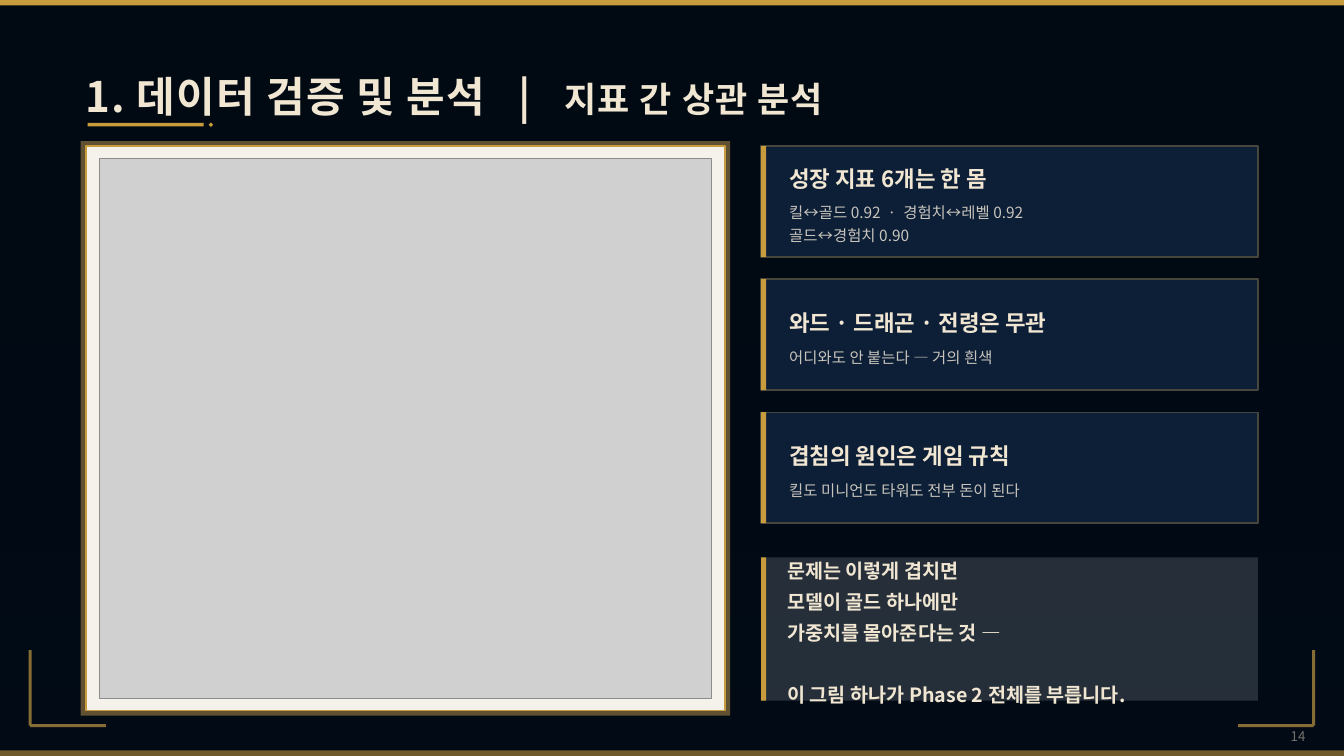
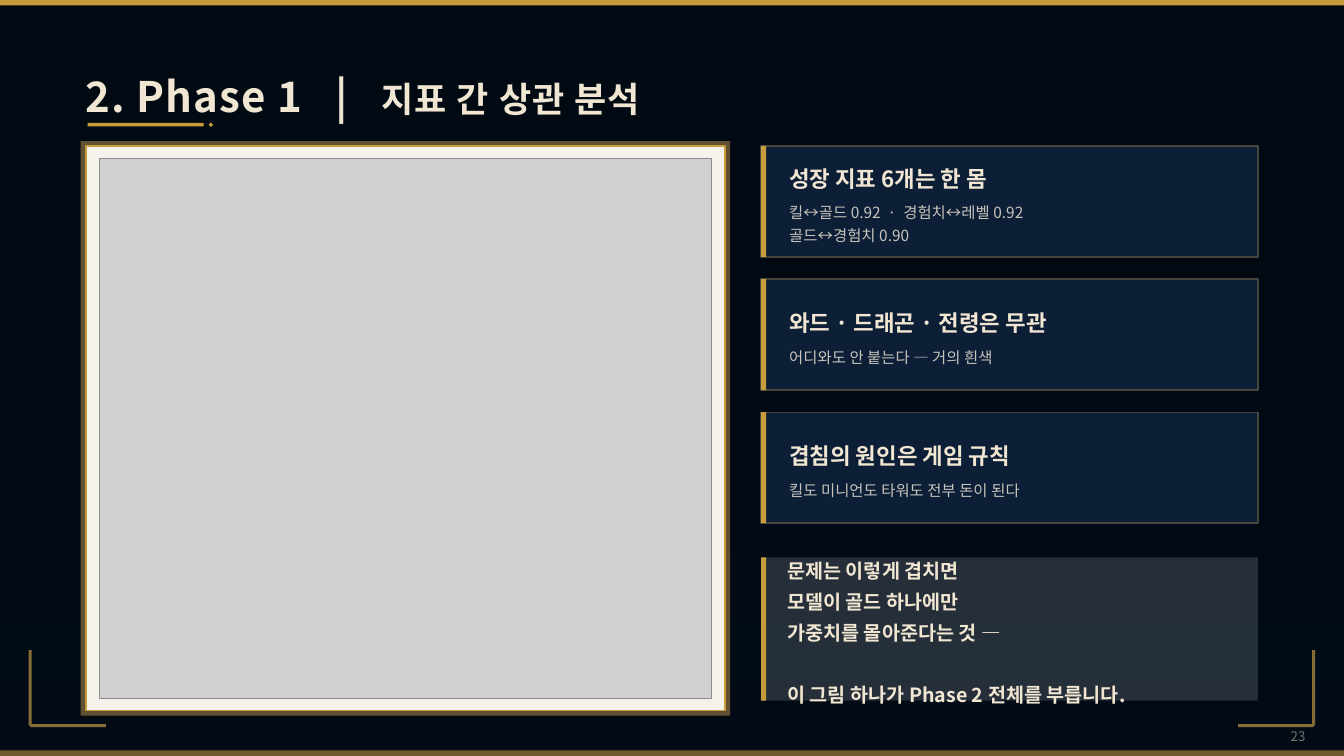
Before and after one commit to wpalswpa/project2608, a slide deck: slide 23 of 4조(십분컷)_미니2프로젝트_LoL 인게임 시점별 경기 데이터 기반 승패 예측 및 핵심 승리요인 분석_발표자료.pptx (slide 14 before the commit). Drawn at 1344x756 pixels with LibreOffice and Linux fonts; fonts in the diff are those of the drawing; grey boxes stand for pictures; background and template pictures are left out; a plain dark background stands for a picture behind light text. Boxes give left, top, right and bottom in pixels: in the first picture for what was removed or moved away, otherwise in the second. Text is boxed around its words. In the diff, an @@ line names an element or a change of style, - is before the commit and + after.

```diff
--- a/4조(십분컷)_미니2프로젝트_LoL 인게임 시점별 경기 데이터 기반 승패 예측 및 핵심 승리요인 분석_발표자료.pptx
+++ b/4조(십분컷)_미니2프로젝트_LoL 인게임 시점별 경기 데이터 기반 승패 예측 및 핵심 승리요인 분석_발표자료.pptx
@@ text at (86, 78, 640, 123): text changed @@
-1. 데이터 검증 및 분석 | 지표 간 상관 분석
+2. Phase 1 | 지표 간 상관 분석
@@ page number at (1291, 731, 1306, 741): text changed @@
-14
+23
```
Also in this commit, not shown: 5 other slides changed, 3 slides removed, 1 other file.
